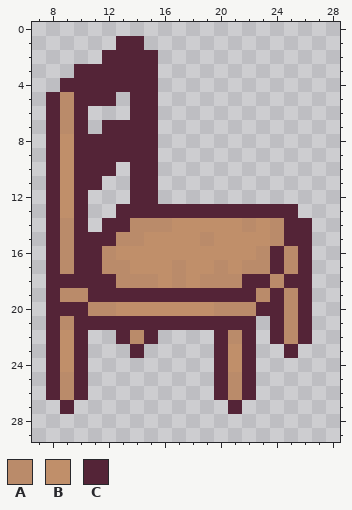
Pixel-art sprite -- props/chair_right.png. The picture above is the old version.
The file is 32x32 pixels. Shown: x 7..28, y 0..29.
Palette (. is transparent): A #ba8b6a  B #c08f6a  C #542437
Pixels before, first column x 8:
 1 .....CC............
 2 ....CCCC...........
 3 ..CCCCCC...........
 4 .CCCCCCC...........
 5 CACCC.CC...........
 6 CAC...CC...........
 7 CAC.CCCC...........
 8 CBCCCCCC...........
 9 CBCCCCCC...........
10 CBCCC.CC...........
11 CBCC..CC...........
12 CBC...CC...........
13 CBC..CCCCCCCCCCCCC.
14 CAC.CCAAABBBBBABACC
15 CACCCAABBBBABBBBACC
16 CACCABBBBBBBBBBACAC
17 CACCAABBBABBABAACAC
18 CCCCCAAABABAAACCACC
19 CAACCCCCCCCCCCCACAC
20 CCCAABBBBBBBAAACCAC
21 CACCCCCCCCCCCCC.CAC
22 CBC..CAC....CAC.CAC
23 CBC...C.....CBC..C.
24 CBC.........CBC....
25 CAC.........CAC....
26 CAC.........CAC....
27 .C...........C.....
After:
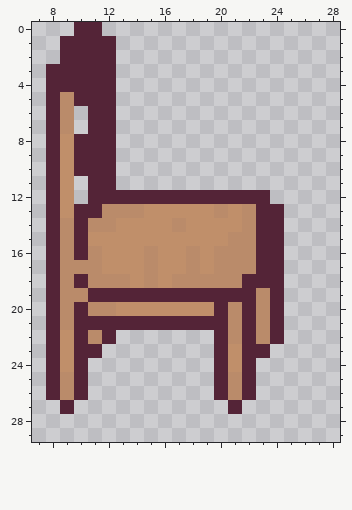
The edit:
Changed rows in their new state; - is an unchanged pixel.
first column x 8:
 0 --CC---------------
 1 -CCCC..------------
 2 -CCC-...-----------
 3 CC---...-----------
 4 C----...-----------
 5 ------..-----------
 6 --.CC-..-----------
 7 --.C-...-----------
 8 -----...-----------
 9 -----...-----------
10 ------..-----------
11 --.-C-..-----------
12 --.CCC--CCCCCCCC---
13 ---CAAABBBBBABA--.-
14 ---AABBBBA-----CC..
15 ---BBBB----B-AACC..
16 ---AB--A--A-AAAC-..
17 --AABB-A-BA--A-C-..
18 -A-AA-B---A-----C..
19 -----------------..
20 -A----------C-CA-..
21 -------------A-A-..
22 ---AC...-------A-..
23 ---C--.--------C-.-
Where, in picture pixels (left, top, right, bottom), the same in both pictures:
changed: (46, 22, 312, 358)
